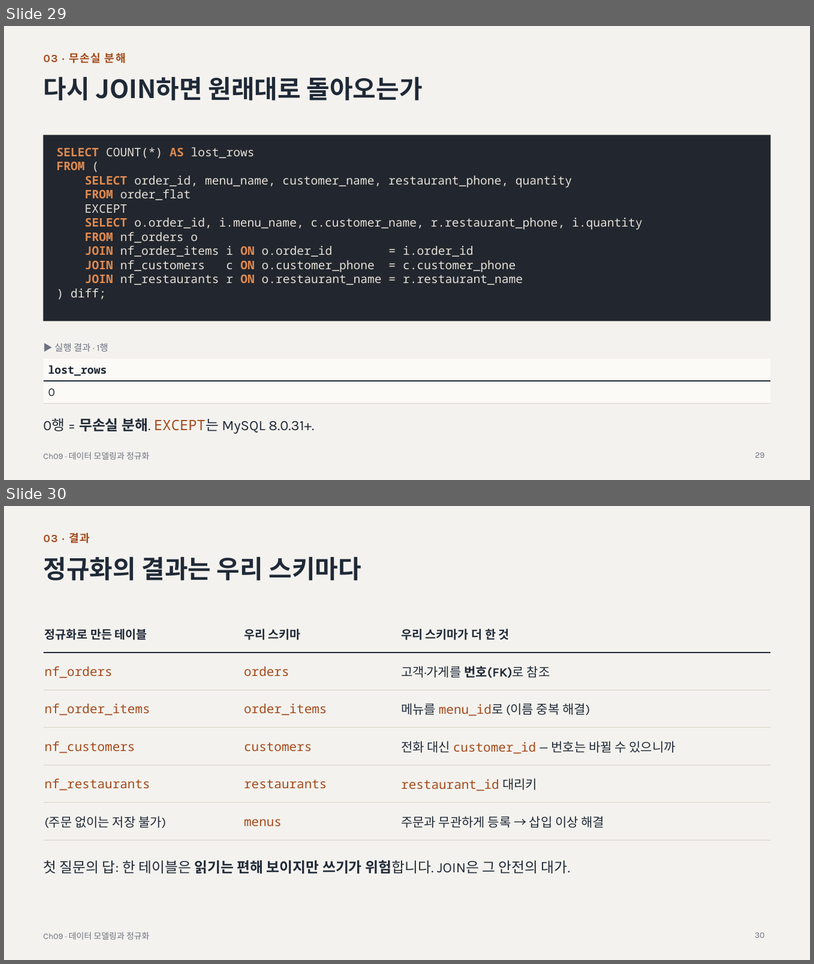
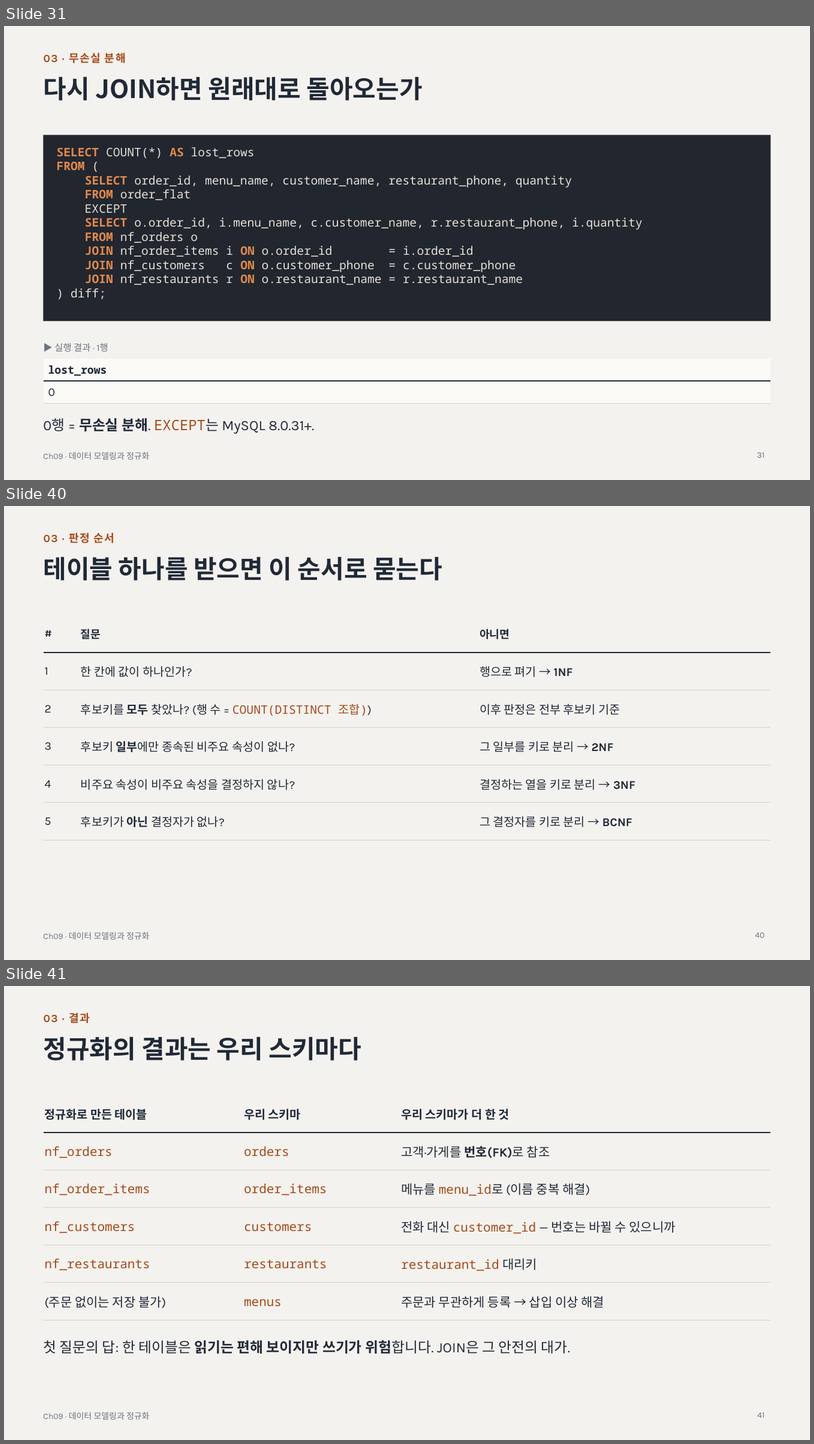
Before and after one commit to minjae0529-blip/DB-STUDY, a slide deck: chapters/ch09-modeling-normalization/ch09-slides.pptx. Shown one above the other, each under a label of ours: slides 29 and 30 before the commit, slides 31, 40 and 41 after it; the slides between them are not shown. The pictures are 814x964 and 814x1444 pixels, drawn with LibreOffice and Linux fonts; fonts in the diff are those of the drawing. Boxes give left, top, right and bottom in pixels: in the first picture for what was removed or moved away, otherwise in the second. Text is boxed around its words. In the diff, an @@ line names an element or a change of style, - is before the commit and + after.

Commit message:
docs & feat: Ch09 정규화(1NF~BCNF) 및 Ch10 뷰·인덱스·EXPLAIN 실습 쿼리와 README 정리

```diff
--- a/chapters/ch09-modeling-normalization/ch09-slides.pptx
+++ b/chapters/ch09-modeling-normalization/ch09-slides.pptx
@@ slide 40 added at [4,506,810,960], background #F4F2EE; not listed: 1 template element that a slide beside it also shows @@
@@ text added at [44,532,115,543], 13 pt, text #A44A1B, bold @@
+03 · 판정 순서
@@ title added at [44,556,443,580], 30 pt, text #1F2937, bold @@
+테이블 하나를 받으면 이 순서로 묻는다
@@ table added at [44,615,771,829], 6 rows, 3 columns @@
+# | 질문 | 아니면
+1 | 한 칸에 값이 하나인가? | 행으로 펴기 → 1NF
+2 | 후보키를 모두 찾았나? (행 수 = COUNT(DISTINCT 조합)) | 이후 판정은 전부 후보키 기준
+3 | 후보키 일부에만 종속된 비주요 속성이 없나? | 그 일부를 키로 분리 → 2NF
+4 | 비주요 속성이 비주요 속성을 결정하지 않나? | 결정하는 열을 키로 분리 → 3NF
+5 | 후보키가 아닌 결정자가 없나? | 그 결정자를 키로 분리 → BCNF
@@ page number added at [755,932,765,937], 10 pt, text #6B7280 @@
+40
@@ what was slide 29 is now slide 31 @@
@@ page number at [758,452,765,457]: text changed @@
-29
+31
@@ what was slide 30 is now slide 41 @@
@@ page number at [758,1412,765,1417]: text changed @@
-30
+41
```
Also in this commit, not shown: 4 slides changed, 10 other slides added, 11 other files.
